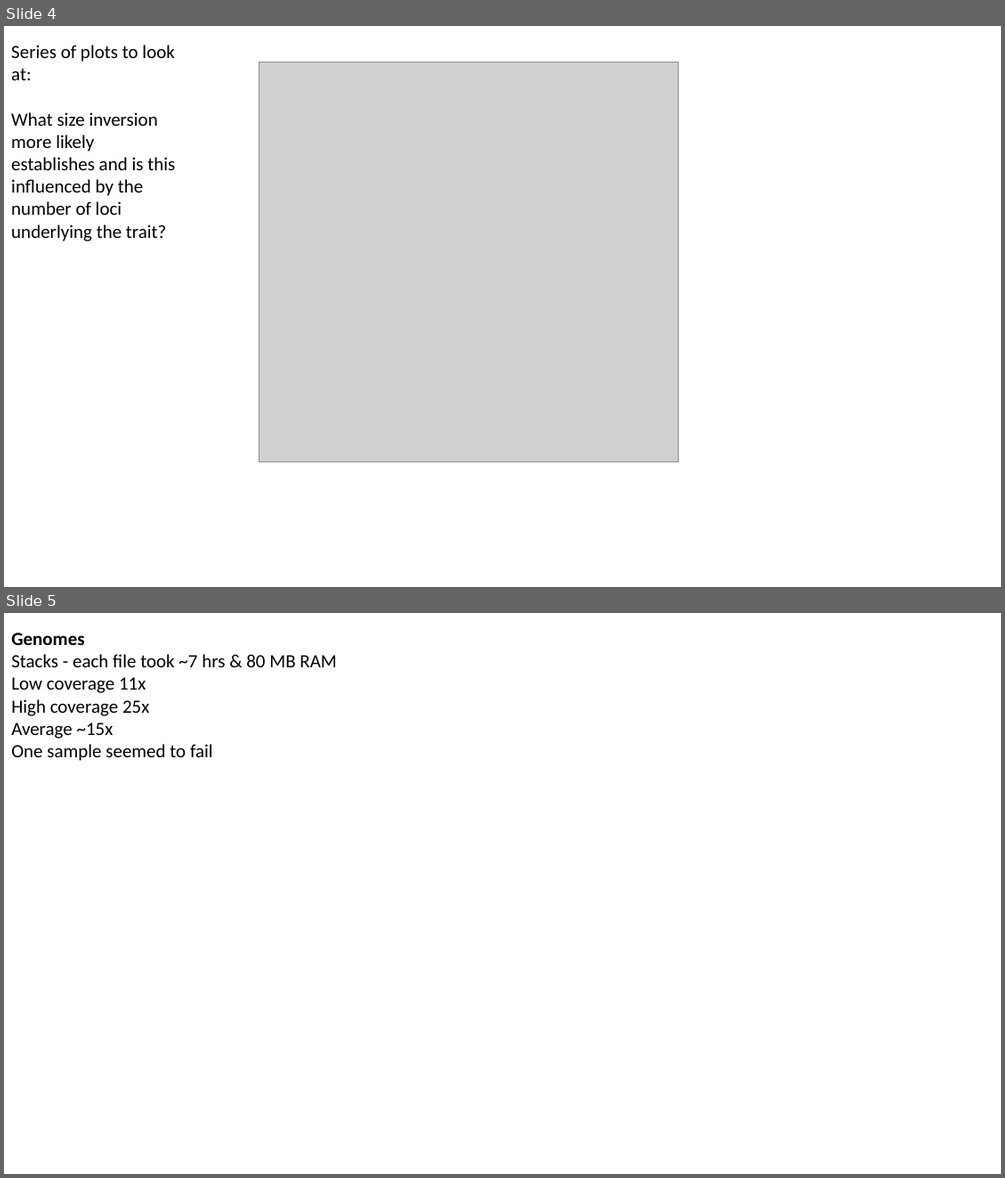
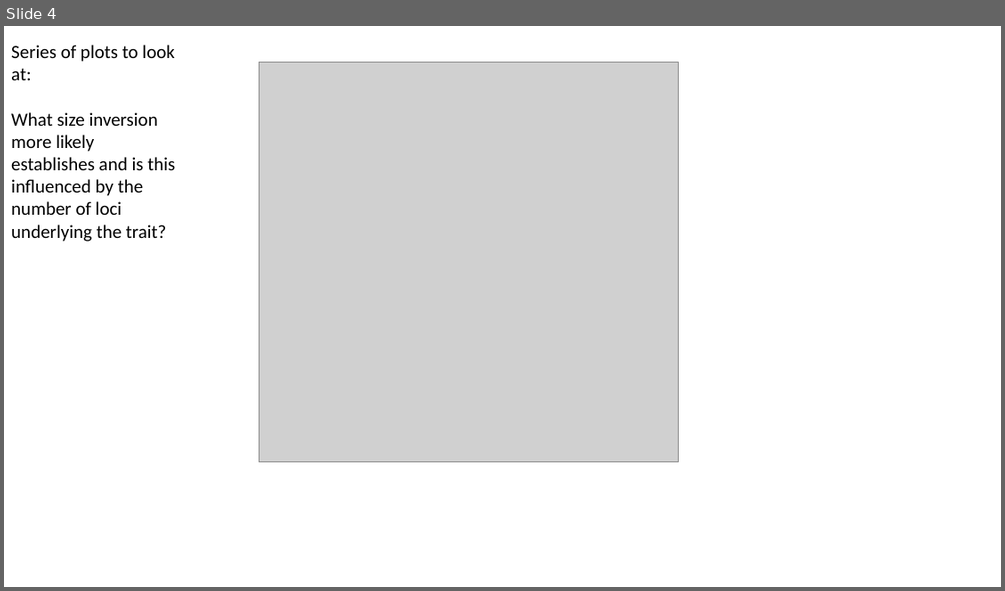
Before and after one commit to SaraSchaal/CoreSim_QTL, a slide deck: figures/Practice/InversionSimulation_playPlots.pptx. Shown one above the other, each under a label of ours: slides 4 and 5 before the commit, slide 4 after it. The pictures are 1005x1178 and 1005x591 pixels, drawn with LibreOffice and Linux fonts; fonts in the diff are those of the drawing; grey boxes stand for pictures. Boxes give left, top, right and bottom in pixels: in the first picture for what was removed or moved away, otherwise in the second. Text is boxed around its words. In the diff, an @@ line names an element or a change of style, - is before the commit and + after.

```diff
--- a/figures/Practice/InversionSimulation_playPlots.pptx
+++ b/figures/Practice/InversionSimulation_playPlots.pptx
@@ slide 5 removed at [4, 613, 1001, 1174], background #FFFFFF @@
@@ text removed at [11, 633, 336, 761] @@
-Genomes
-Stacks - each file took ~7 hrs & 80 MB RAM
-Low coverage 11x
-High coverage 25x
-Average ~15x
-One sample seemed to fail
```
Also in this commit, not shown: 1 slide added, 24 other files.
